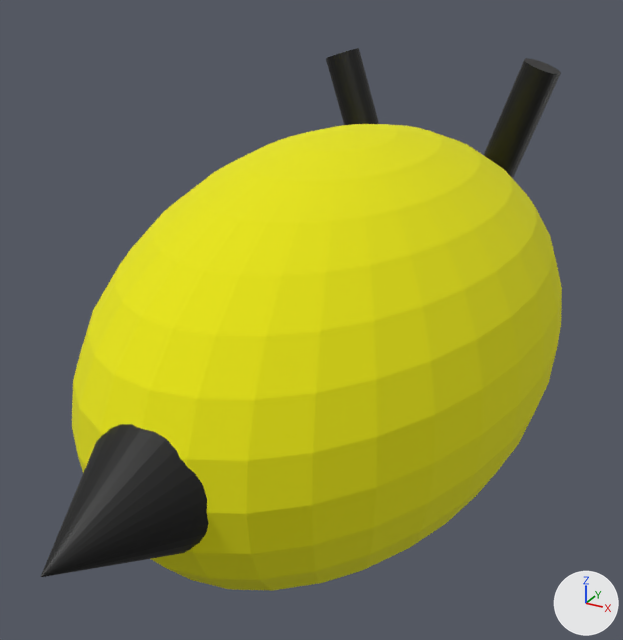
One commit to the glTF model public/bee.glb: the scene before it, then after it.
Both versions are drawn from a camera (50 mm lens) standing at (1.76, -3.56, 1.8) and looking at (-0.07, -0.24, 0.14). The lights are fixed; the arrows at lower right show +X, +Y and +Z. Where no turn or scale is listed for an object, it has been applied to the vertices.
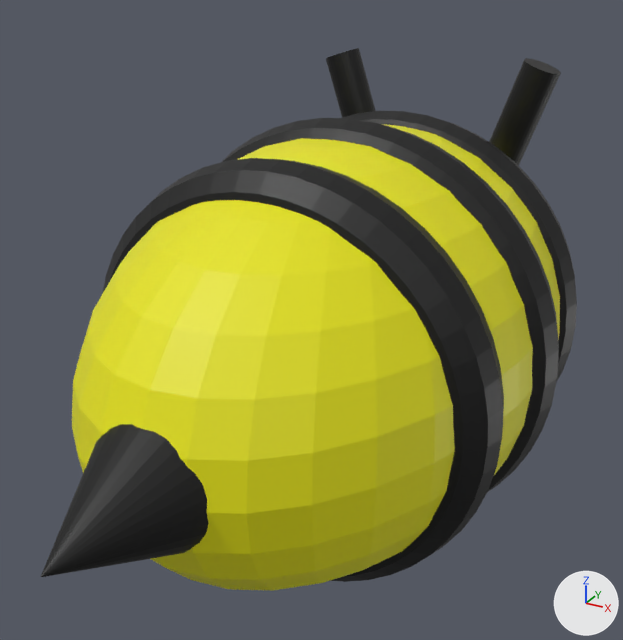
Commit message: made bees have stripes

Edits to the scene script, one JSON object a line:
```json
{"op": "set", "path": "mat_material_001.roughness", "old": "1.0", "new": "0.5"}
{"op": "add", "block": "mat_material_007", "code": ["mat_material_007 = principled_material('Material.007')", "mat_material_007.base_color = (0.0, 0.0, 0.0)  # black #000000"]}
{"op": "add", "block": "mat_material_005", "code": ["mat_material_005 = principled_material('Material.005')", "mat_material_005.base_color = (0.0, 0.0, 0.0)  # black #000000"]}
{"op": "add", "block": "mat_material_006", "code": ["mat_material_006 = principled_material('Material.006')", "mat_material_006.base_color = (0.0, 0.0, 0.0)  # black #000000"]}
{"op": "add", "block": "me_torus_002", "code": ["me_torus_002 = bpy.data.meshes.new('Torus.002')", "me_torus_002.from_pydata(...)  # a torus around y (ring radius 0.8, tube radius 0.2) spanning x -1.0..1.0, y -0.2..0.2, z -1.0..1.0", "me_torus_002.materials.append(mat_material_007)  # black #000000"]}
{"op": "add", "block": "me_torus_001", "code": ["me_torus_001 = bpy.data.meshes.new('Torus.001')", "me_torus_001.from_pydata(...)  # a torus around y (ring radius 0.8, tube radius 0.2) spanning x -1.0..1.0, y -0.2..0.2, z -1.0..1.0", "me_torus_001.materials.append(mat_material_005)  # black #000000"]}
{"op": "add", "block": "me_torus", "code": ["me_torus = bpy.data.meshes.new('Torus')", "me_torus.from_pydata(...)  # a torus around y (ring radius 0.85, tube radius 0.21) spanning x -1.06..1.06, y -0.21..0.21, z -1.06..1.06", "me_torus.materials.append(mat_material_006)  # black #000000"]}
{"op": "add", "block": "ob_torus_002", "code": ["ob_torus_002 = bpy.data.objects.new('Torus.002', me_torus_002)", "ob_torus_002.location = (0.0, 0.612, 0.0)"]}
{"op": "add", "block": "ob_torus_001", "code": ["ob_torus_001 = bpy.data.objects.new('Torus.001', me_torus_001)", "ob_torus_001.location = (0.0, -0.615, 0.0)"]}
{"op": "add", "block": "ob_torus", "code": ["ob_torus = bpy.data.objects.new('Torus', me_torus)", "ob_torus.location = (0.0, 0.0, 0.0)"]}
```

Boxes [x1, y1, x2, y2] around the edits, measured in the pictures (623 x 640 px):
```json
{"object": "Sphere", "change": "surface changed", "before": [72, 124, 562, 586], "after": [72, 124, 562, 586]}
{"object": "Torus.001", "change": "added", "after": [103, 158, 504, 582], "on screen": "black"}
{"object": "Torus", "change": "added", "after": [222, 118, 559, 491], "on screen": "black"}
{"object": "Torus.002", "change": "added", "after": [343, 111, 577, 380], "on screen": "black"}
```
